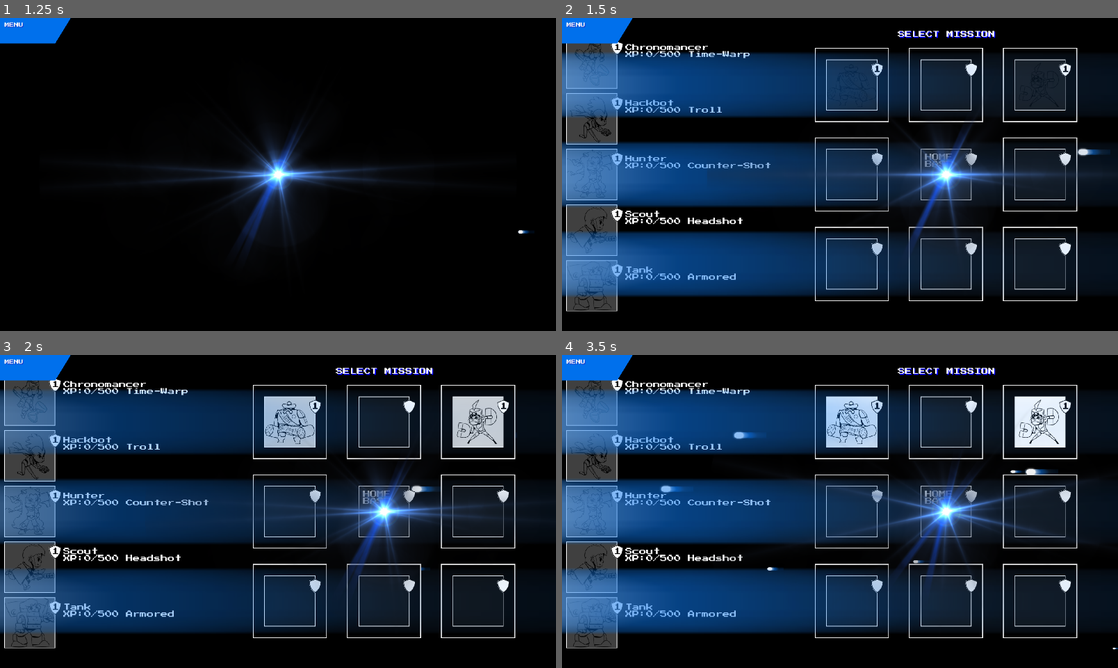
Above: before the commit, frames 1-4 (two rows, left to right).
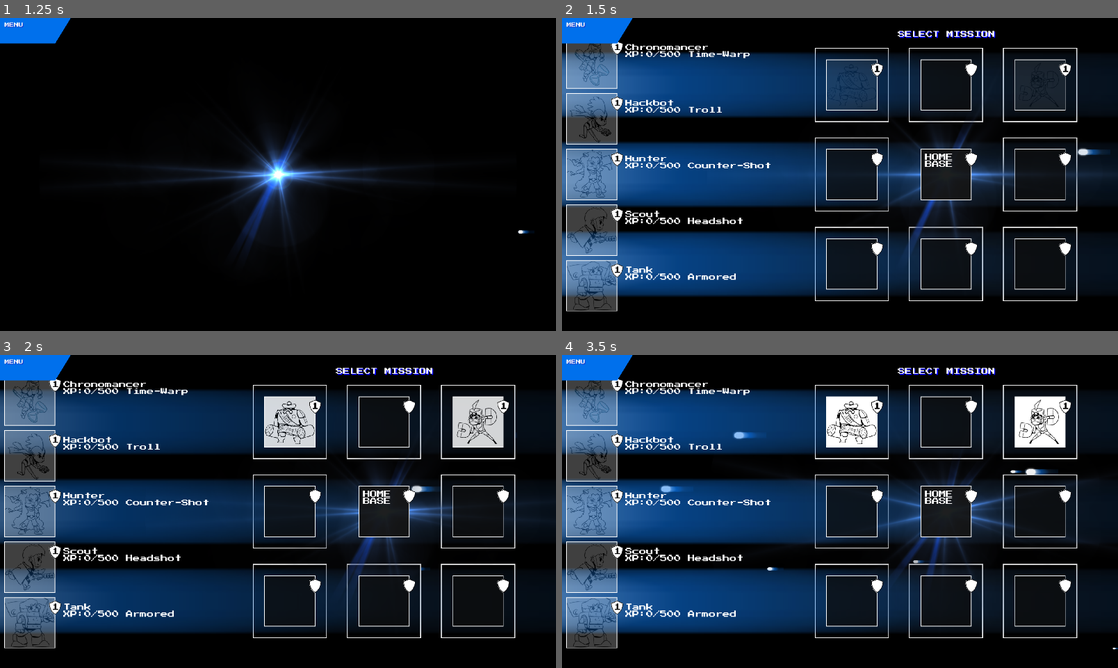
Above: after the commit, the same moments.

Repository: sveinjo/robot-rumble
Game: Godot game, scene res://scenes/charge.tscn
The game is run twice, just before and just after one commit, with the same random seed, the same clock (stepped at 60 frames per second) and the same inputs. Sound files missing from this copy of the repository are replaced by a short silence.
Inputs (mouse positions are in pixels of both pictures, inside the frame that each line leads up to):
- Up to frame 1 (1.25 s): tap Enter at 0.5 s; move the mouse to (400, 158) at 0.52 s; hold D from 0.53 s (still down); tap Delete at 0.6 s; click (400, 158) at 0.67 s
- Up to frame 2 (1.5 s): move the mouse to (728, 190) at 1.27 s; release D at 1.28 s; hold S from 1.28 s (still down); tap Q at 1.35 s; click (728, 190) at 1.42 s
- Up to frame 3 (2 s): keep holding S
- Up to frame 4 (3.5 s): move the mouse to (895, 442) at 2.02 s; release S at 2.03 s; hold D 2.03-2.78 s; hold E 2.03-2.78 s; click (895, 442) at 2.17 s; move the mouse to (812, 574) at 2.77 s; hold W from 2.78 s (still down); tap Delete at 2.85 s; click (812, 574) at 2.92 s

Frame 1 is identical in both runs. In frame 2, 13% of the frame differs, in the area x 0-92%, y 10-90%; in frame 3, 9.5%; in frame 4, 15%.

Commit message:
Improved play_field room rendering.

Diff:
--- a/diagame/scenes/particle_overlay.tscn
+++ b/diagame/scenes/particle_overlay.tscn
@@ -4,7 +4,7 @@
 [ext_resource type="Texture2D" uid="uid://star1b" path="res://assets/sprites/Star1b.png" id="2_star1b"]
 
 [node name="ParticleOverlay" type="Sprite2D"]
-z_index = 5
+z_index = -10
 texture = ExtResource("2_star1b")
 script = ExtResource("1_particle_overlay")
 
--- a/diagame/scripts/mission_select.gd
+++ b/diagame/scripts/mission_select.gd
@@ -45,7 +45,7 @@
 	marker.texture = marker_tex
 	marker.script = load("res://scripts/marker.gd")
 	marker.texture_filter = CanvasItem.TEXTURE_FILTER_LINEAR
-	marker.z_index = 20
+	marker.z_index = -10
 	add_child(marker)
 
 	var marker2 := Sprite2D.new()
@@ -53,7 +53,7 @@
 	marker2.texture = marker_tex
 	marker2.script = load("res://scripts/marker2.gd")
 	marker2.texture_filter = CanvasItem.TEXTURE_FILTER_LINEAR
-	marker2.z_index = 20
+	marker2.z_index = -10
 	add_child(marker2)
 
 	# Add flares for each row at Y positions matching the mission grid rows
@@ -81,7 +81,7 @@
 		if stripe.texture != null:
 			y_offset = stripe.texture.get_height() * stripe.scale.y * 0.5
 		stripe.position = Vector2(-1900, y_pos - y_offset)
-		stripe.z_index = 5
+		stripe.z_index = -10
 		stripe.texture_filter = CanvasItem.TEXTURE_FILTER_LINEAR
 		add_child(stripe)
 
--- a/diagame/scripts/play_field.gd
+++ b/diagame/scripts/play_field.gd
@@ -8,6 +8,7 @@
 const ENEMY_Y := 143.0
 const ENGAGE_Y := 452.0
 const TITLE_POS := Vector2(1110, 44)
+const VS_POS := Vector2(1292, 396)
 const LEVEL_OFFSET := Vector2(164, 22)
 const CHANCE_POS := Vector2(1238, 761)
 const START_BUTTON_POS := Vector2(1563, 761)
@@ -106,7 +107,7 @@
 	marker.texture = flare_texture
 	marker.script = load("res://scripts/marker.gd")
 	marker.texture_filter = CanvasItem.TEXTURE_FILTER_LINEAR
-	marker.z_index = 20
+	marker.z_index = -10
 	add_child(marker)
 
 	var marker2 := Sprite2D.new()
@@ -114,7 +115,7 @@
 	marker2.texture = flare_texture
 	marker2.script = load("res://scripts/marker2.gd")
 	marker2.texture_filter = CanvasItem.TEXTURE_FILTER_LINEAR
-	marker2.z_index = 20
+	marker2.z_index = -10
 	add_child(marker2)
 
 	var stripe: Sprite2D = particle_overlay_scene.instantiate()
@@ -123,7 +124,7 @@
 	if stripe.texture != null:
 		y_offset = stripe.texture.get_height() * stripe.scale.y * 0.5
 	stripe.position = Vector2(-1900, 540 - y_offset)
-	stripe.z_index = 5
+	stripe.z_index = -10
 	stripe.texture_filter = CanvasItem.TEXTURE_FILTER_LINEAR
 	add_child(stripe)
 
@@ -312,6 +313,18 @@
 		var level_text := "%d" % int(mission_data.get("intLevel", 1))
 		draw_string(arcade_font, _with_text_height(rect.position + LEVEL_OFFSET, 24), level_text, 0, 176, 24, Color.BLACK)
 
+		var raw_enemy: Variant = Global.arrayEnemies[enemy_id]
+		if raw_enemy != null:
+			var enemy_data: Dictionary = raw_enemy
+			var enemy_name := _break_after_first_word(str(enemy_data.get("name", "Enemy")))
+			var ability_index := int(enemy_data.get("ability", 1))
+			var ability_name := "Ability"
+			if ability_index > 0 and ability_index < Global.arrayAbilities.size() and Global.arrayAbilities[ability_index] != null:
+				ability_name = str(Global.arrayAbilities[ability_index])
+			ability_name = _break_after_first_word(ability_name)
+			_draw_centered_wrapped_text(arcade_font, _with_text_height(rect.position + Vector2(88, -48), 24), enemy_name, 24, 276, Color.WHITE)
+			_draw_centered_wrapped_text(arcade_font, _with_text_height(rect.position + Vector2(88, 179), 24), ability_name, 24, 276, Color.WHITE)
+
 func _draw_roster():
 	if arcade_font == null:
 		return
@@ -458,3 +471,33 @@
 			draw_string(font, pos + Vector2(0, y_offset), line, 0, -1, font_size, outline_color)
 		draw_string(font, pos + Vector2(0, y_offset), line, 0, -1, font_size, color)
 		y_offset += line_height
+
+func _draw_centered_wrapped_text(font: Font, center_pos: Vector2, text: String, font_size: int, max_width: int, color: Color):
+	var normalized_text := text.replace("\n", " \n ")
+	var words := normalized_text.split(" ")
+	var lines := []
+	var current_line := ""
+
+	for word in words:
+		if word == "\n":
+			if current_line.length() > 0:
+				lines.append(current_line)
+				current_line = ""
+			continue
+		var test_text := current_line + (" " if current_line.length() > 0 else "") + word
+		var text_size := font.get_string_size(test_text, 0, max_width, font_size)
+		if text_size.x > max_width and current_line.length() > 0:
+			lines.append(current_line)
+			current_line = word
+		else:
+			current_line = test_text
+
+	if current_line.length() > 0:
+		lines.append(current_line)
+
+	var line_height := float(font.get_height(font_size)) if font != null else float(font_size)
+	var y_offset := 0.0
+	for line in lines:
+		var line_width := font.get_string_size(line, 0, -1, font_size).x
+		draw_string(font, center_pos + Vector2(-line_width * 0.5, y_offset), line, 0, -1, font_size, color)
+		y_offset += line_height
